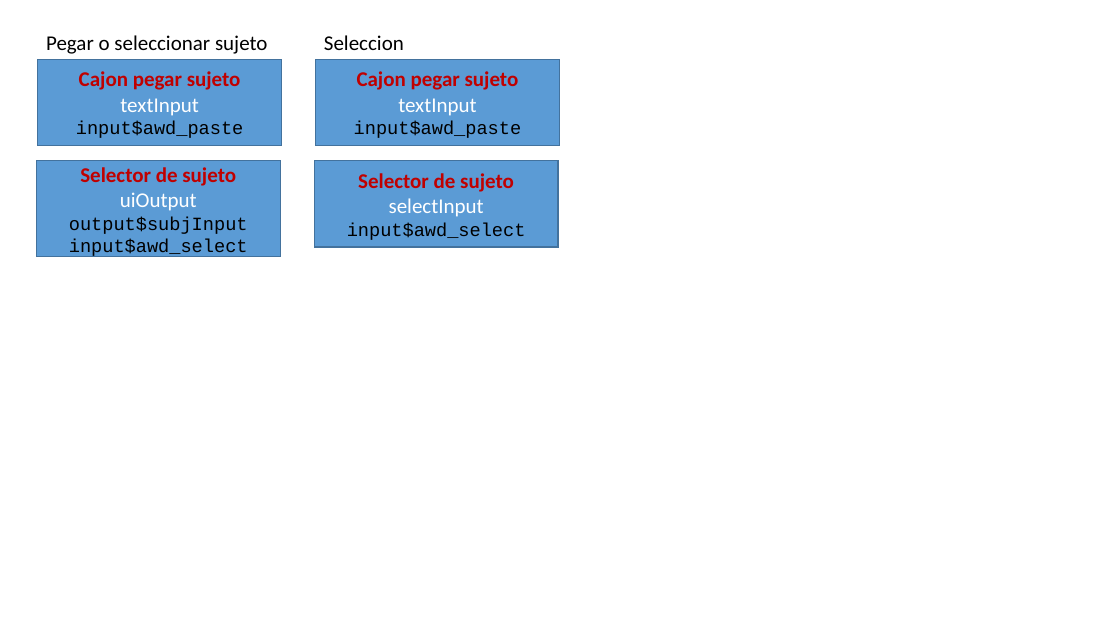
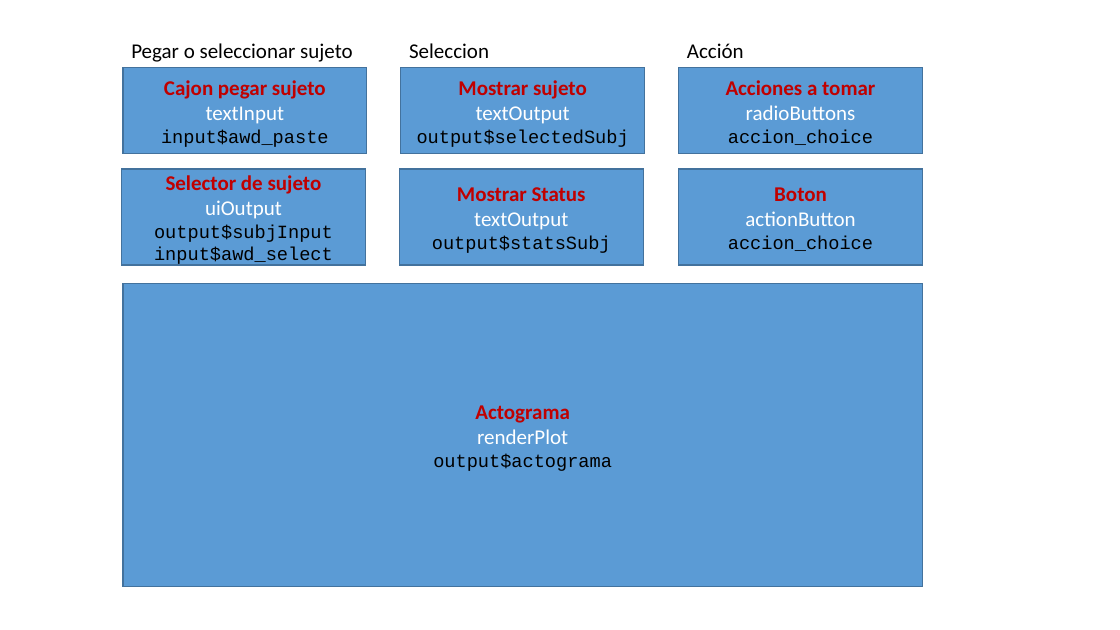
Before and after one commit to olitroski/Actigrafia, a slide deck: slide 5 of flujo edicion.pptx. Drawn at 1120x630 pixels with LibreOffice and Linux fonts; fonts in the diff are those of the drawing. Boxes give left, top, right and bottom in pixels: in the first picture for what was removed or moved away, otherwise in the second. Text is boxed around its words. In the diff, an @@ line names an element or a change of style, - is before the commit and + after.

```diff
--- a/flujo edicion.pptx
+++ b/flujo edicion.pptx
@@ text added at [687, 43, 744, 58], 18 pt, text #000000 @@
+Acción
@@ 3 rectangles, 2 texts: place and size @@
-3 rectangles, 2 texts at [36, 35, 560, 256]
+3 rectangles, 2 texts at [122, 43, 644, 265]
@@ text in rectangle at [417, 80, 629, 147]: text changed; text colour #C00000 to #000000 @@
-Cajon pegar sujeto
-textInput
-input$awd_paste
+Mostrar sujeto
+textOutput
+output$selectedSubj
@@ rectangle added at [679, 67, 923, 154], fill #5B9BD5, outline #43739E 1 pt, 18 pt, text #C00000 @@
+Acciones a tomar
+radioButtons
+accion_choice
@@ rectangle "Mostrar Status": place and size @@
-rectangle "Mostrar Status" at [314, 160, 558, 247]
+rectangle "Mostrar Status" at [400, 169, 644, 265]
@@ rectangle added at [679, 169, 923, 265], fill #5B9BD5, outline #43739E 1 pt, 18 pt, text #000000 @@
+Boton
+actionButton
+accion_choice
@@ text in rectangle at [432, 187, 611, 253]: text changed; text colour #C00000 to #000000 @@
-Selector de sujeto
-selectInput
-input$awd_select
+Mostrar Status
+textOutput
+output$statsSubj
@@ rectangle added at [123, 284, 923, 587], fill #5B9BD5, outline #43739E 1 pt, 18 pt, text #000000 @@
+Actograma
+renderPlot
+output$actograma
```
Also in this commit, not shown: 4 other slides changed, 5 slides added, 6 other files.
